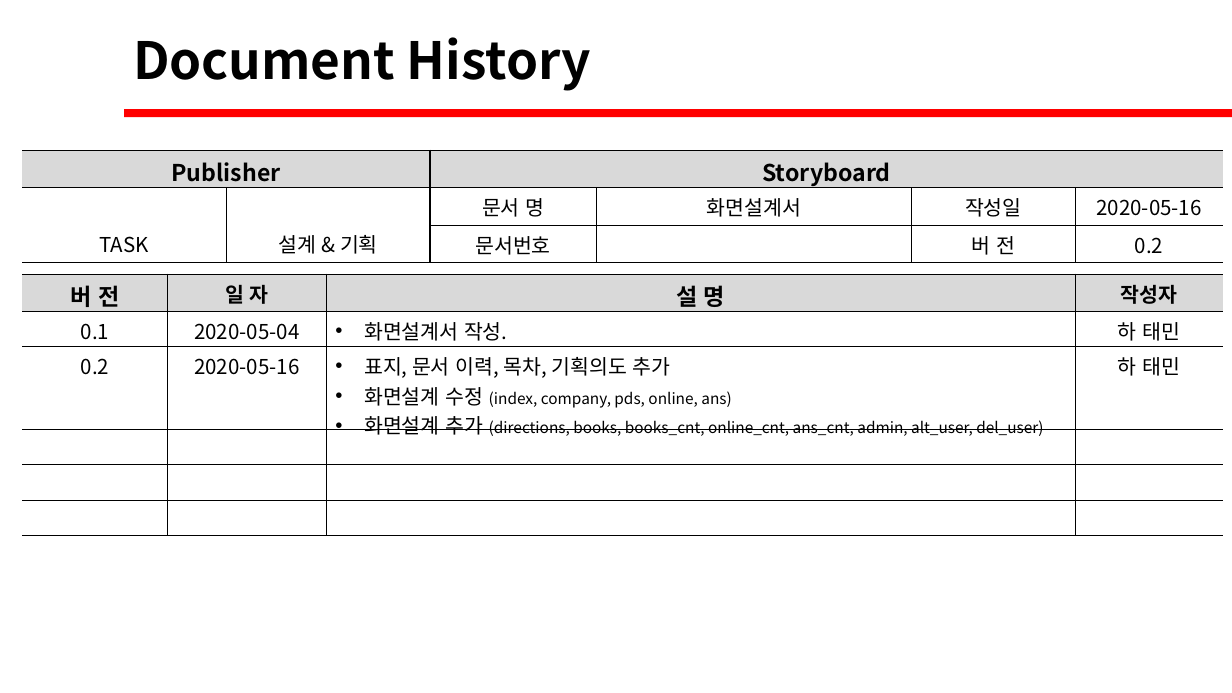
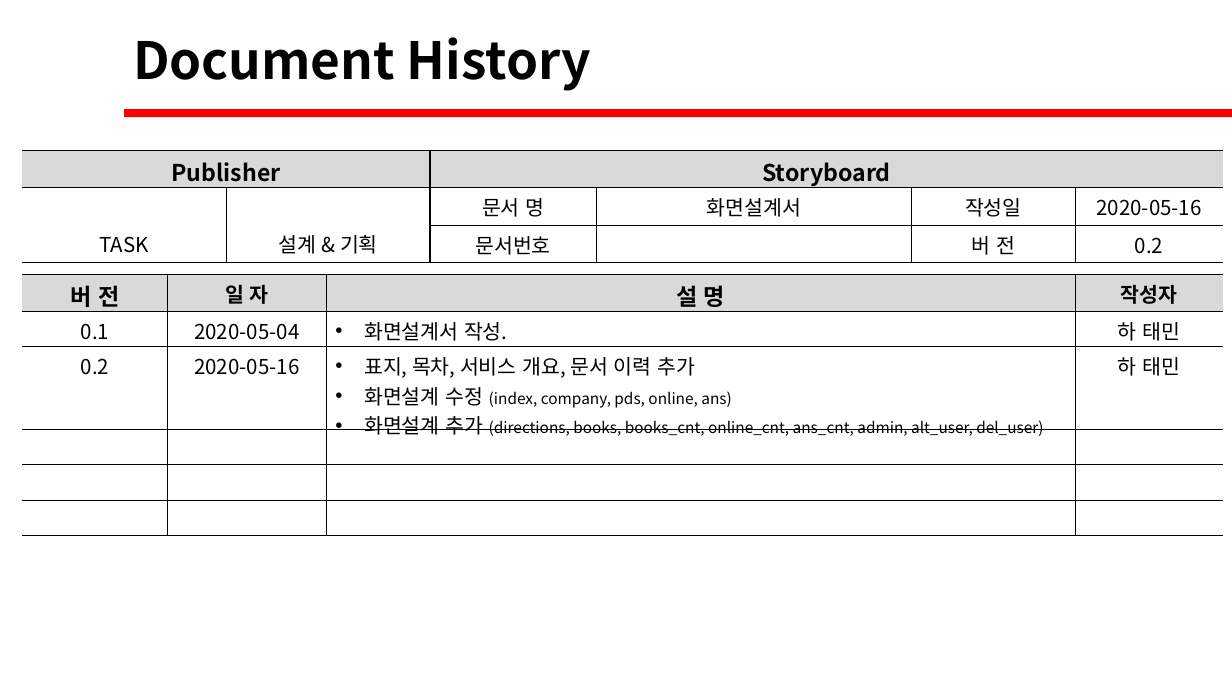
Before and after one commit to David-Ha-1217/Publisher_Portfolio, a slide deck: slide 4 of Documents/화면설계서.pptx. Drawn at 1232x693 pixels with LibreOffice and Linux fonts; fonts in the diff are those of the drawing. Boxes give left, top, right and bottom in pixels: in the first picture for what was removed or moved away, otherwise in the second. Text is boxed around its words. In the diff, an @@ line names an element or a change of style, - is before the commit and + after.

Commit message:
(2020-06-05) 기능정의서, 화면설계서 수정 중.

```diff
--- a/Documents/화면설계서.pptx
+++ b/Documents/화면설계서.pptx
@@ table at bbox=[22, 274, 1224, 536] @@
-row 3, column 3: 표지, 문서 이력, 목차, 기획의도 추가 / 화면설계 수정 (index, company, pds, online, ans) / 화면설계 추가 (directions, books, books_cnt, online_cnt, ans_cnt, admin, alt_user, del_user)
+row 3, column 3: 표지, 목차, 서비스 개요, 문서 이력 추가 / 화면설계 수정 (index, company, pds, online, ans) / 화면설계 추가 (directions, books, books_cnt, online_cnt, ans_cnt, admin, alt_user, del_user)
```
Also in this commit, not shown: 3 other slides changed, 7 slides added, 1 other file.
